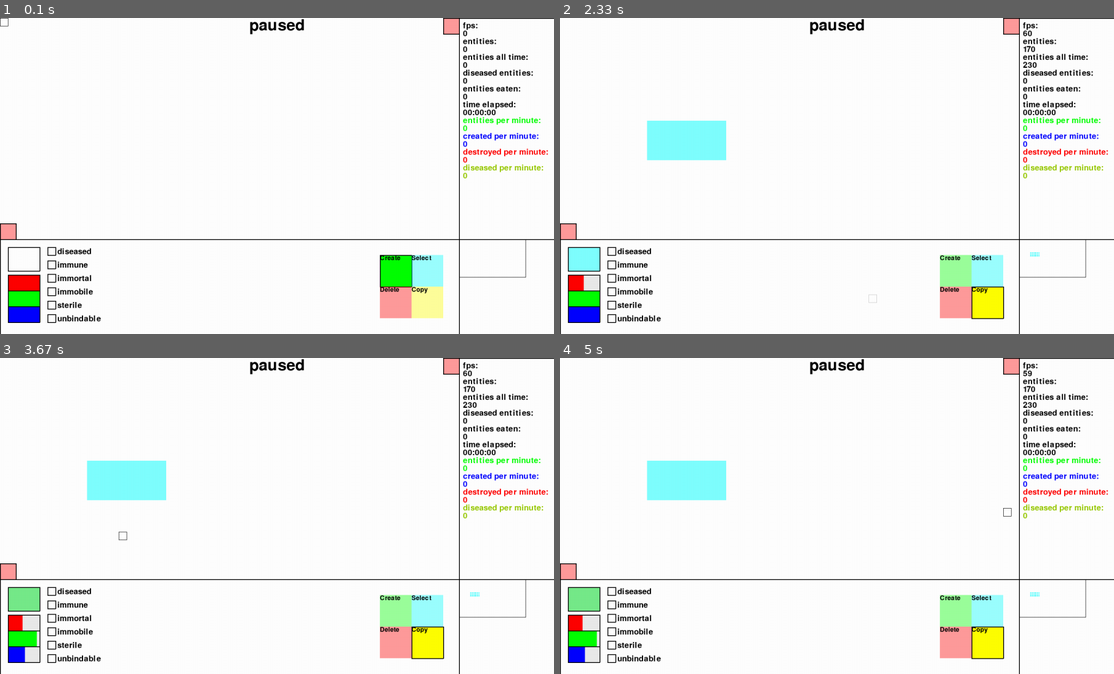
Above: before the commit, frames 1-4 (two rows, left to right).
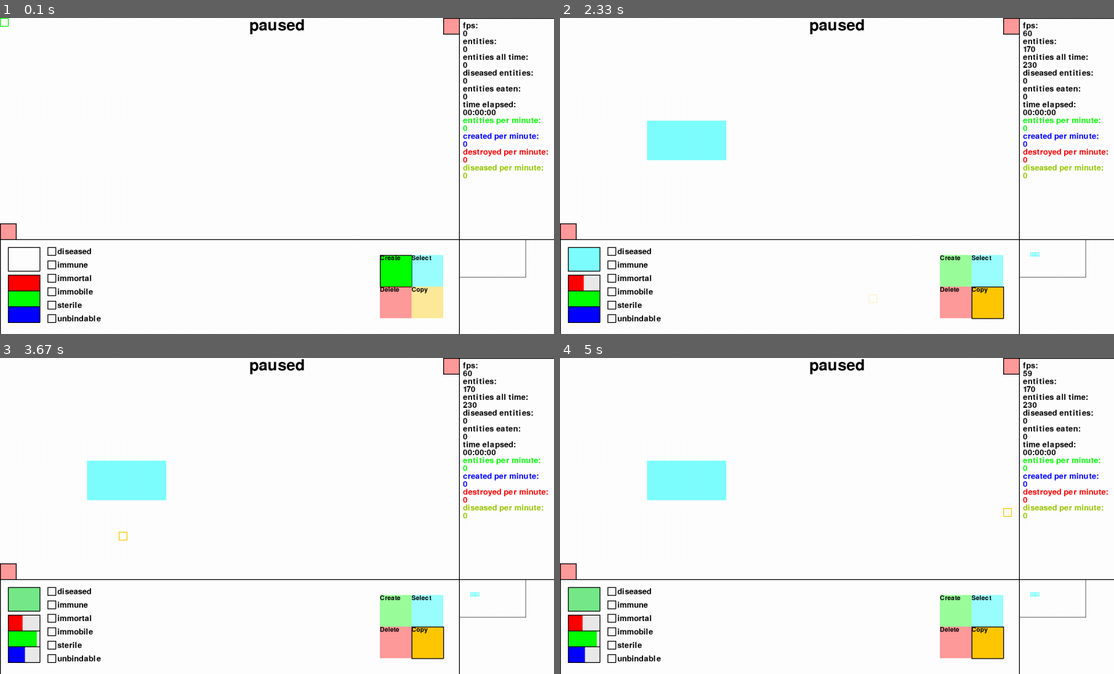
Above: after the commit, the same moments.

Repository: sbwhitt/pygame-life-simulation
Game: pygame game, started from main.py
Same seed, same stepped clock (60 frames per second), same inputs: the game is played once before the commit and once after it.
Inputs (mouse positions are in pixels of both pictures, inside the frame that each line leads up to):
- Up to frame 1 (0.1 s): no input
- Up to frame 2 (2.33 s): press the mouse at (953, 270) at 0.37 s; move the mouse to (886, 179) at 0.47 s; release the mouse at (814, 90) at 0.6 s; tap Enter at 0.67 s; press the mouse at (582, 283) at 1.03 s; move the mouse to (654, 204) at 1.13 s; release the mouse at (720, 125) at 1.27 s; press the mouse at (986, 270) at 1.37 s; move the mouse to (903, 280) at 1.47 s; release the mouse at (825, 289) at 1.6 s; press the mouse at (953, 302) at 1.7 s; move the mouse to (792, 232) at 1.8 s; release the mouse at (632, 166) at 1.93 s; press the mouse at (986, 302) at 2.03 s; move the mouse to (931, 299) at 2.13 s; release the mouse at (875, 296) at 2.27 s
- Up to frame 3 (3.67 s): click (72, 440) at 2.38 s; click (127, 503) at 2.72 s; click (22, 598) at 3.05 s; click (121, 538) at 3.38 s
- Up to frame 4 (5 s): click (759, 449) at 3.72 s; click (859, 560) at 4.05 s; click (670, 519) at 4.38 s; click (1008, 512) at 4.72 s

The runs differ from the first frame. In frame 1, less than 0.1% of the frame differs, in the area x 0-2%, y 0-3%; in frame 2, 0.5%; in frame 3, 0.5%; in frame 4, 0.5%, in the area x 74-82%, y 47-95%.

Commit message:
color cursor based on action

Diff:
--- a/src/app.py
+++ b/src/app.py
@@ -81,7 +81,7 @@
         self.e_man.render_entities(self.window)
         self.c_man.render_colonies(self.window)
         self.e_man.render_selected(self.window, self.clock)
-        self.mouse.render_cursor(self.screen, self.i_map.active)
+        self.mouse.render_cursor(self.screen, self.i_map.active, self.bottom_panel.get_selected_action())
         self.side_panel.render(self.screen, self.e_man.entities)
         self.bottom_panel.render(self.screen)
         self.info_box.render(self.screen, self.clock)
--- a/src/interface/components/action_menu.py
+++ b/src/interface/components/action_menu.py
@@ -68,7 +68,7 @@
             if v == "Delete":
                 ops.append(self._build_option(v, k, colors.RED))
             if v == "Copy":
-                ops.append(self._build_option(v, k, colors.YELLOW))
+                ops.append(self._build_option(v, k, colors.ORANGE))
         return ops
 
     def _build_option(self, option: str, offset: int, color: pygame.Color) -> ActionMenuOption:
--- a/src/interface/mouse.py
+++ b/src/interface/mouse.py
@@ -1,5 +1,6 @@
 import pygame
 import src.utils.utils as utils
+import static.colors as colors
 from static.settings import Settings as settings
 from src.interface.interface_element import InterfaceElement
 from src.styles.styles import MouseCursorStyle
@@ -25,8 +26,21 @@
             self.style.WIDTH = settings.ENT_WIDTH
             self.style.HEIGHT = settings.ENT_WIDTH
 
-    def render(self, screen: pygame.Surface) -> None:
+    def render(self, screen: pygame.Surface, action: str) -> None:
+        self._set_color(action)
         self.render_border(screen)
+
+    # helpers
+
+    def _set_color(self, action: str) -> None:
+        if action == settings.ACTION_MENU_OPTIONS[0]:
+            self.style.BORDER_COLOR = colors.GREEN
+        elif action == settings.ACTION_MENU_OPTIONS[1]:
+            self.style.BORDER_COLOR = colors.CYAN
+        elif action == settings.ACTION_MENU_OPTIONS[2]:
+            self.style.BORDER_COLOR = colors.RED
+        elif action == settings.ACTION_MENU_OPTIONS[3]:
+            self.style.BORDER_COLOR = colors.ORANGE
 
 
 class Mouse:
@@ -39,10 +53,10 @@
         self.spawn_modulus = 250
         self.spawn_interval = 0
 
-    def render_cursor(self, screen: pygame.Surface, i_map_active: bool) -> None:
+    def render_cursor(self, screen: pygame.Surface, i_map_active: bool, action: str) -> None:
         if not i_map_active:
             self.cursor.update(self.dragging[settings.LEFT_CLICK])
-            self.cursor.render(screen)
+            self.cursor.render(screen, action)
 
     def spawn_outward(self, e_man: EntityManager, pos: tuple, atts: dict, elapsed) -> None:
         if self._increase_spawn_interval(elapsed):
--- a/src/styles/styles.py
+++ b/src/styles/styles.py
@@ -17,7 +17,7 @@
 class MouseCursorStyle(Style):
     WIDTH = settings.ENT_WIDTH
     HEIGHT = settings.ENT_WIDTH
-    BORDER_WIDTH = 1
+    BORDER_WIDTH = 2
     ALPHA = 0
 
 @dataclass
